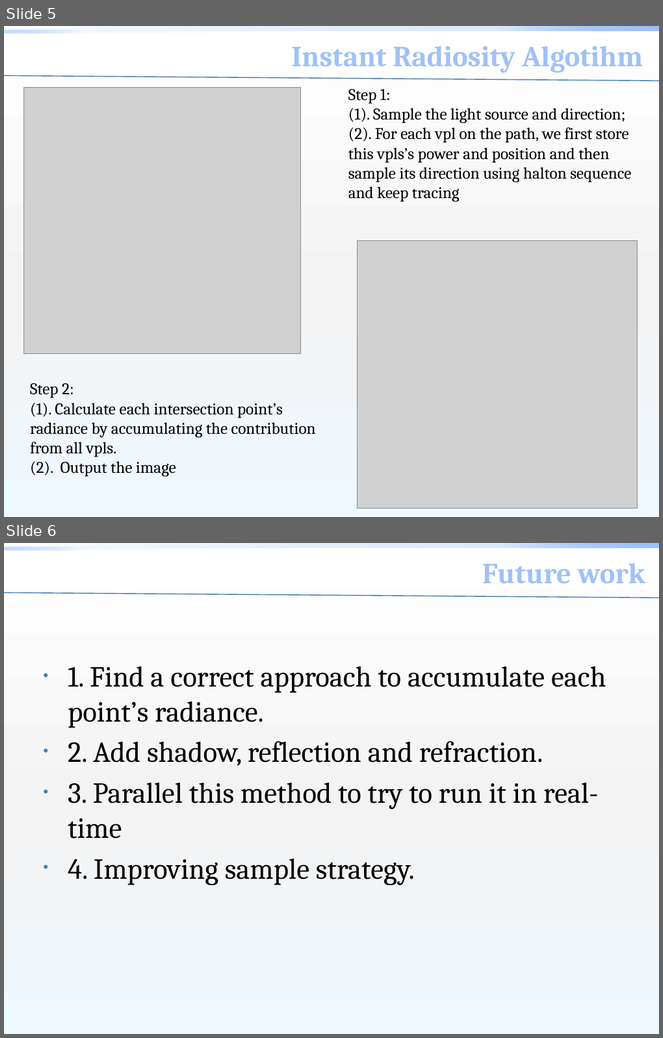
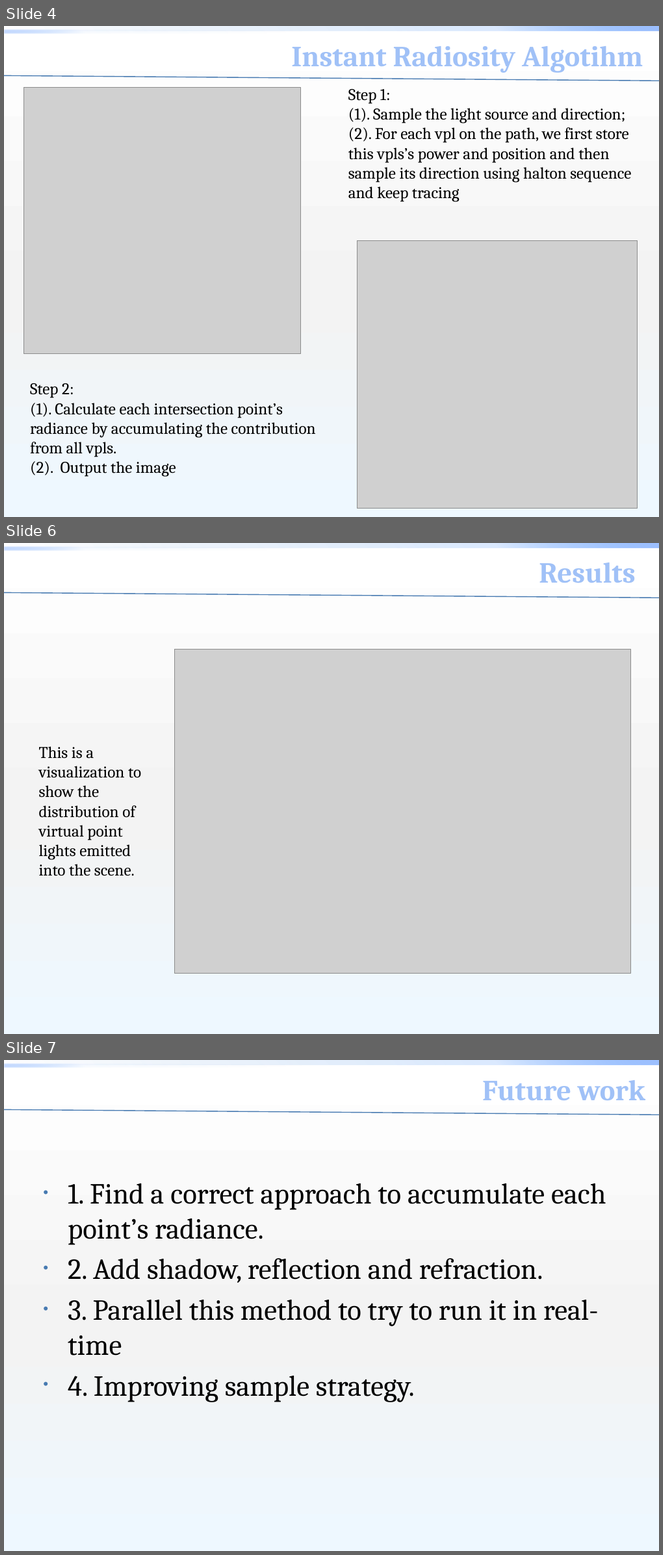
Before and after one commit to zdltheone/instant-radiosity, a slide deck: src/Final write up.pptx. Shown one above the other, each under a label of ours: slides 5 and 6 before the commit, slides 4, 6 and 7 after it; the slides between them are not shown. The pictures are 663x1038 and 663x1555 pixels, drawn with LibreOffice and Linux fonts; fonts in the diff are those of the drawing; grey boxes stand for pictures; background and template pictures are left out. Boxes give left, top, right and bottom in pixels: in the first picture for what was removed or moved away, otherwise in the second. Text is boxed around its words. In the diff, an @@ line names an element or a change of style, - is before the commit and + after.

```diff
--- a/src/Final write up.pptx
+++ b/src/Final write up.pptx
@@ slide 6 added at [4,543,659,1034], background gradient #FFFFFF to #F4F4F4 to #EEF9FF; not listed: 2 template elements that a slide beside it also shows @@
@@ text added at [539,563,635,583], 32 pt, text gradient #C0D2F3 to #A1C1F8 to #003B7B, bold @@
+Results
@@ line added from (4, 593) to (659, 598), #477AB1 1 pt @@
@@ picture added at [174,649,631,973] @@
@@ text added at [39,746,141,876], 18 pt, text #000000 @@
+This is a visualization to show the distribution of virtual point lights emitted into the scene.
@@ what was slide 5 is now slide 4 @@
@@ what was slide 6 is now slide 7 @@
```
Also in this commit, not shown: 2 slides changed, 2 other slides added, 2 slides removed.
